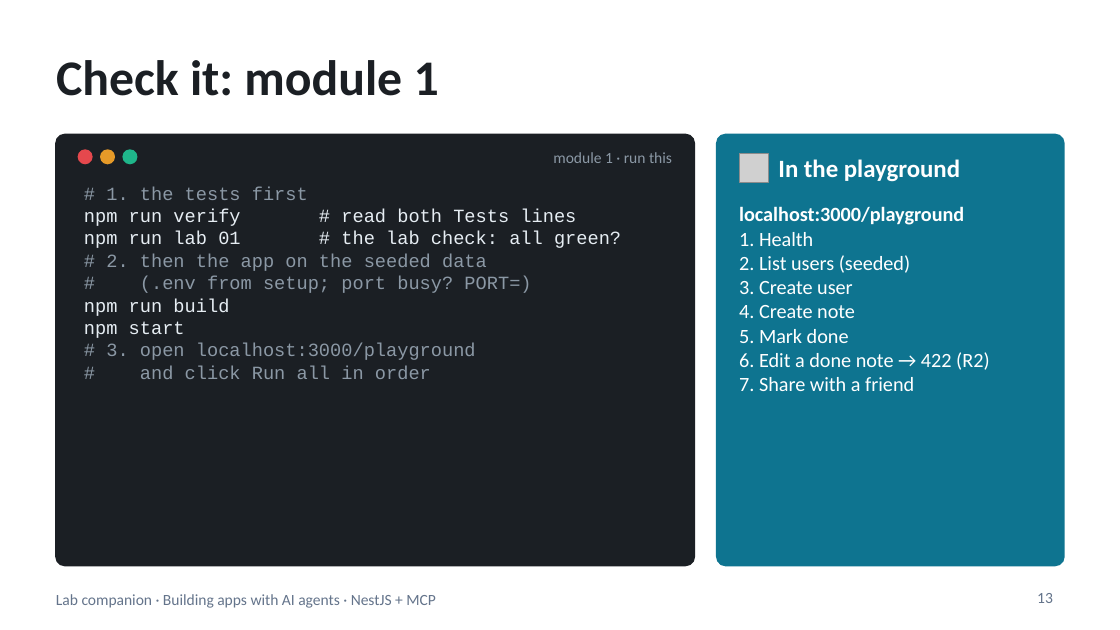
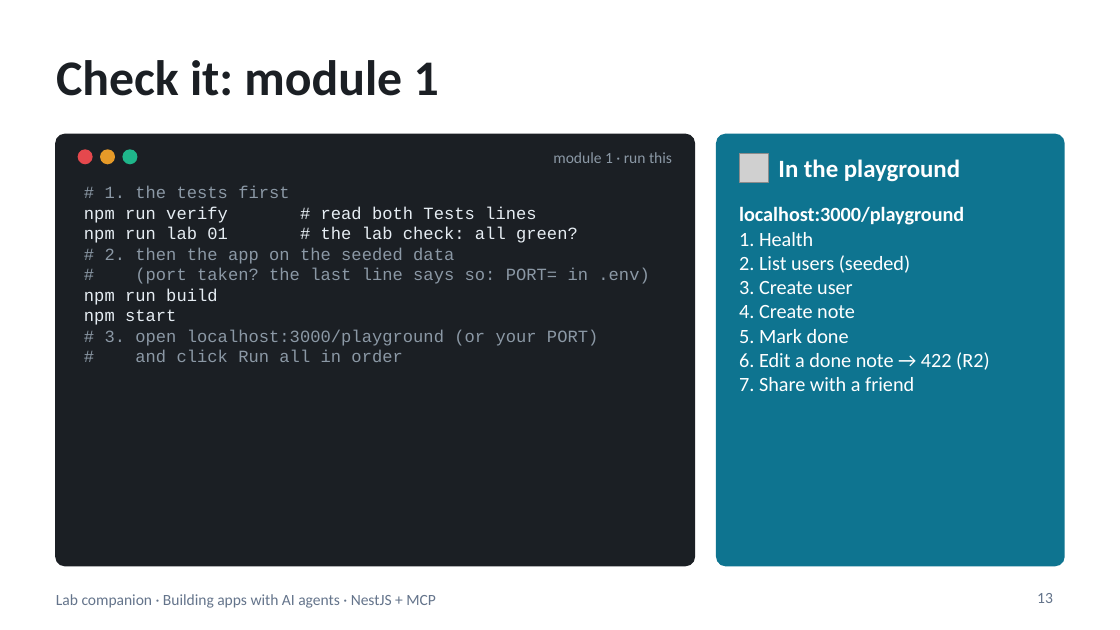
Before and after one commit to blazaga/ai-training-modules, a slide deck: slide 13 of docs/ai-agent-training/slides/lab-companion.pptx. Drawn at 1120x630 pixels with LibreOffice and Linux fonts; fonts in the diff are those of the drawing; grey boxes stand for pictures. Boxes give left, top, right and bottom in pixels: in the first picture for what was removed or moved away, otherwise in the second. Text is boxed around its words. In the diff, an @@ line names an element or a change of style, - is before the commit and + after.

Commit message:
starter + deck: fixes from the module 1 dry run, and dry run 2
No .env now serves the seeded data in development; a taken port ends with one line
naming the fix. Dry run 2: verify 44/49, lab 01 15/15, Run all 19/19; its 1280x720
screenshots replace run 1's; slide 13/14 wording from what the learner sees.

```diff
--- a/docs/ai-agent-training/slides/lab-companion.pptx
+++ b/docs/ai-agent-training/slides/lab-companion.pptx
@@ text at (84,185,578,362): size 12 to 11 pt in "# 1. the tests first", "npm run verify # read both Tests ...", "npm run lab 01 # the lab ...", "# 2. then the app on the ..." and 3 more places @@
@@ text at (135,267,649,284): text changed; size 12 to 11 pt @@
-# (.env from setup; port busy? PORT=)
+# (port taken? the last line says so: PORT= in .env)
@@ text at (105,329,598,346): text changed; size 12 to 11 pt @@
-# 3. open localhost:3000/playground
+# 3. open localhost:3000/playground (or your PORT)
```
Also in this commit, not shown: 1 other slide changed, 15 other files.
